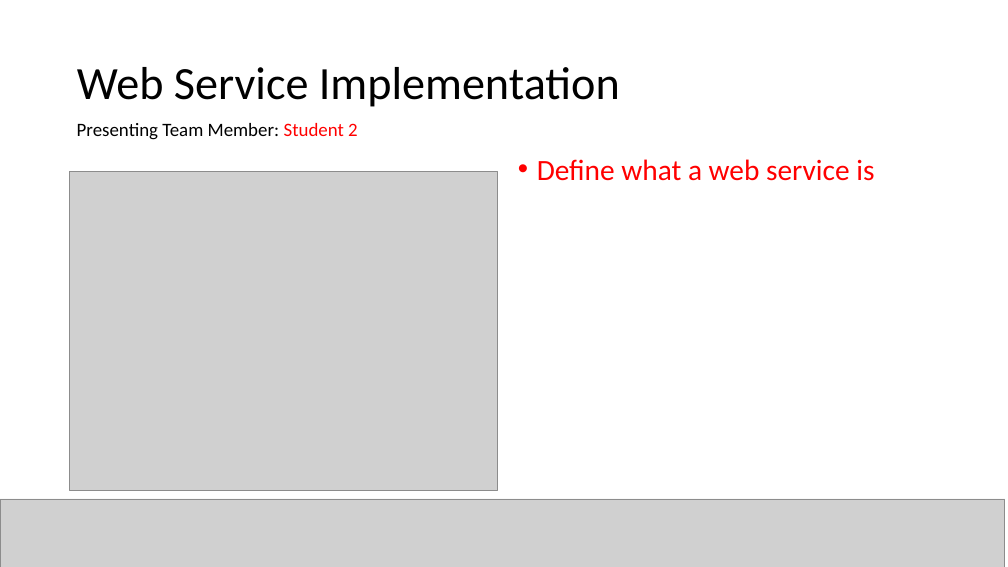
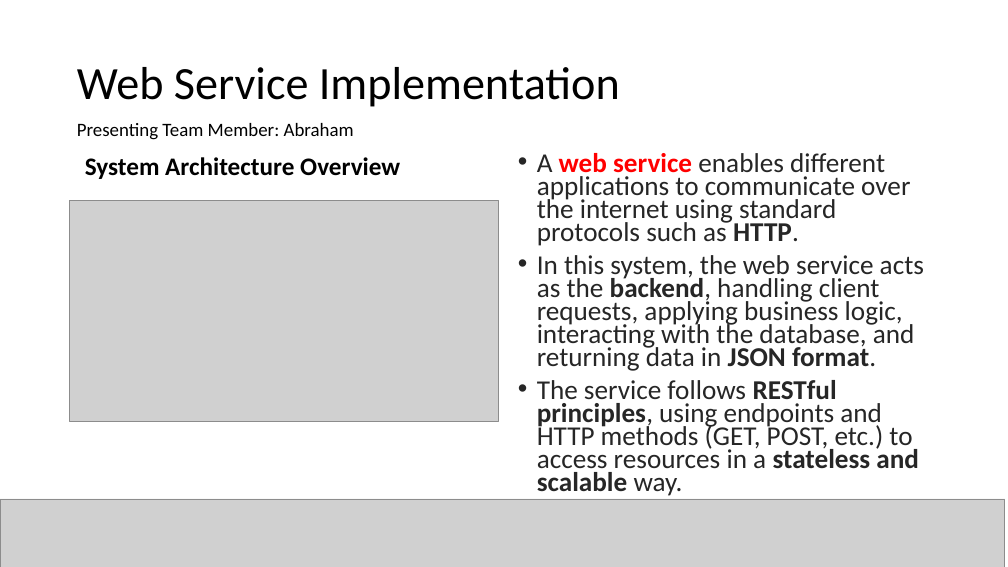
Before and after one commit to OfficalAL/University-Work, a slide deck: slide 12 of Server Backend/Assignment/CMP5387_ProductDemo_Template.pptx. Drawn at 1008x567 pixels with LibreOffice and Linux fonts; fonts in the diff are those of the drawing; grey boxes stand for pictures. Boxes give left, top, right and bottom in pixels: in the first picture for what was removed or moved away, otherwise in the second. Text is boxed around its words. In the diff, an @@ line names an element or a change of style, - is before the commit and + after.

```diff
--- a/Server Backend/Assignment/CMP5387_ProductDemo_Template.pptx
+++ b/Server Backend/Assignment/CMP5387_ProductDemo_Template.pptx
@@ text at (77,123,354,140): text changed @@
-Presenting Team Member: Student 2
+Presenting Team Member: Abraham
@@ text added at (85,157,400,179), 24 pt, text #000000, bold @@
+System Architecture Overview
@@ text at (537,153,924,496): text changed; size 28 to 25.9 pt; text colour #FF0000 to #262626 @@
-• Define what a web service is
+• A web service enables different applications to communicate over the internet using standard protocols such as HTTP.
+• In this system, the web service acts as the backend, handling client requests, applying business logic, interacting with the database, and returning data in JSON format.
+• The service follows RESTful principles, using endpoints and HTTP methods (GET, POST, etc.) to access resources in a stateless and scalable way.
@@ picture: place and size @@
-picture at (70,172,498,490)
+picture at (70,200,499,421)
```
Also in this commit, not shown: 5 other slides changed, 16 other files.
